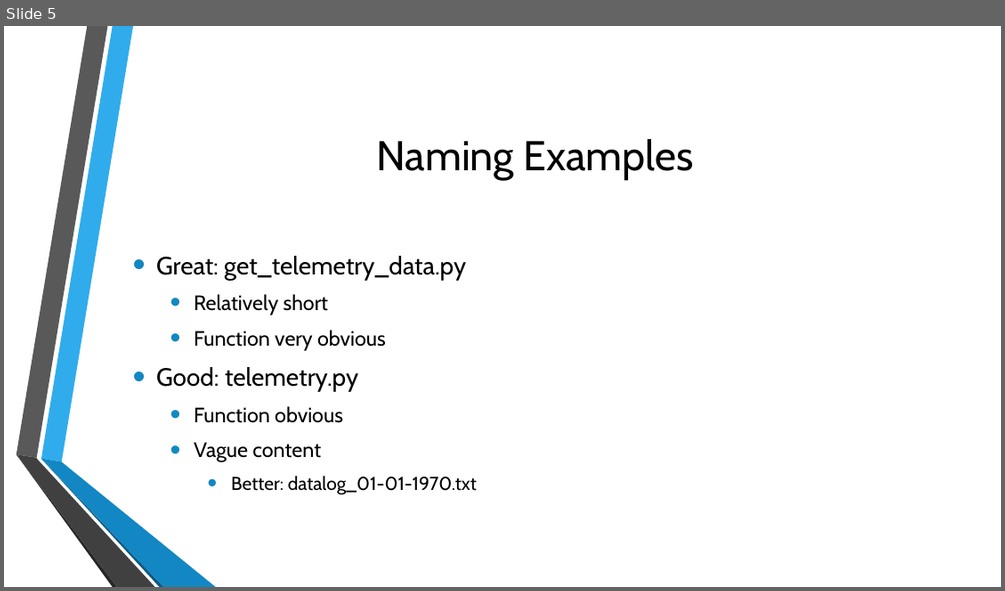
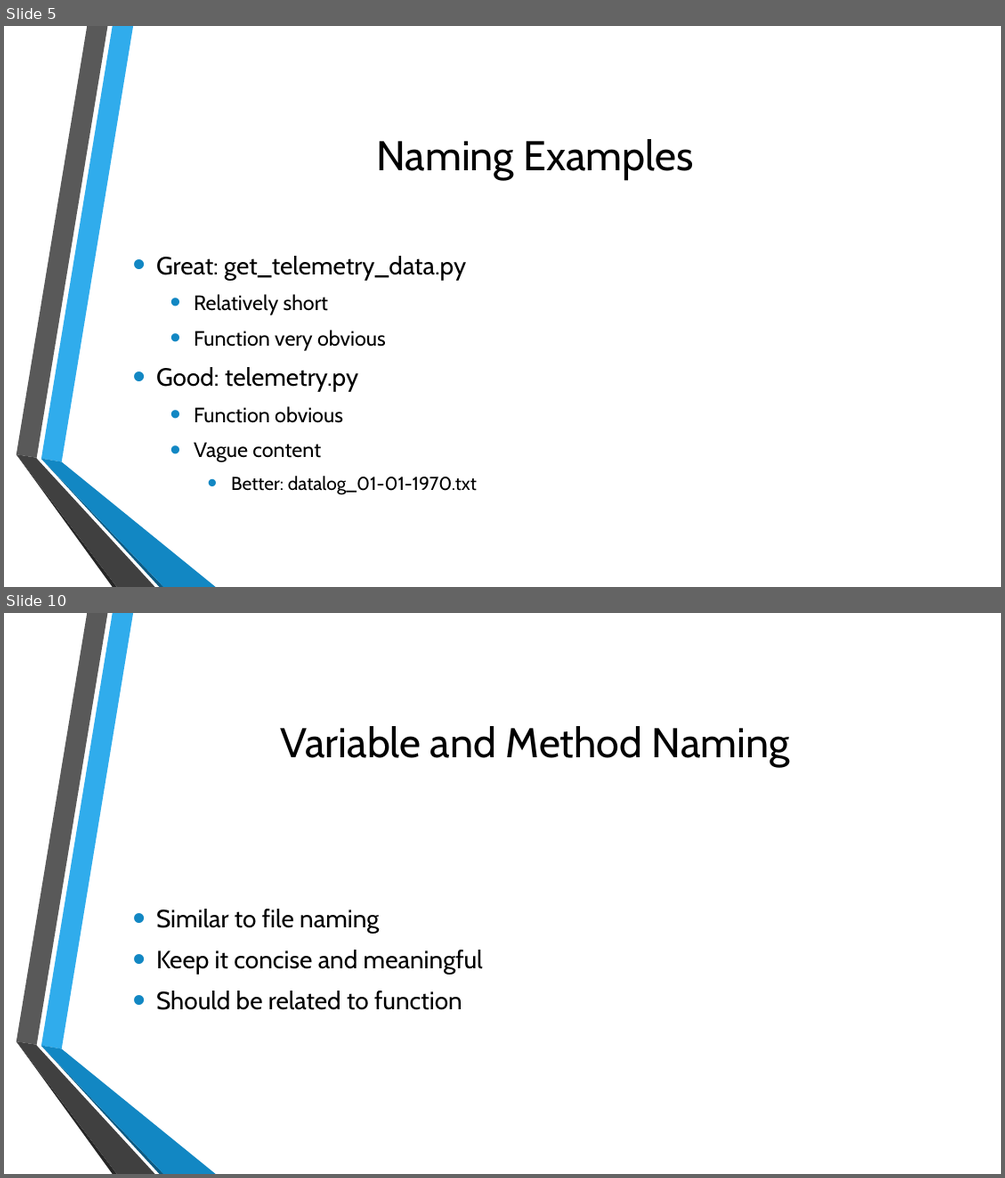
Before and after one commit to divalbanerjee/Programming, a slide deck: etc/organization.pptx. Shown one above the other, each under a label of ours: slide 5 before the commit, slides 5 and 10 after it; the slides between them are not shown. The pictures are 1005x591 and 1005x1178 pixels, drawn with LibreOffice and Linux fonts; fonts in the diff are those of the drawing; background and template pictures are left out. Boxes give left, top, right and bottom in pixels: in the first picture for what was removed or moved away, otherwise in the second. Text is boxed around its words. In the diff, an @@ line names an element or a change of style, - is before the commit and + after.

```diff
--- a/etc/organization.pptx
+++ b/etc/organization.pptx
@@ slide 10 added at [4, 613, 1001, 1174], background picture (left out); not listed: 6 template elements that a slide beside it also shows @@
@@ title added at [280, 726, 790, 767], 40 pt, text #000000 @@
+Variable and Method Naming
@@ text added at [156, 908, 483, 1010], 24 pt, text #000000 @@
+• Similar to file naming
+• Keep it concise and meaningful
+• Should be related to function
```
Also in this commit, not shown: 4 slides changed, 18 other slides added, 1 slide removed.
